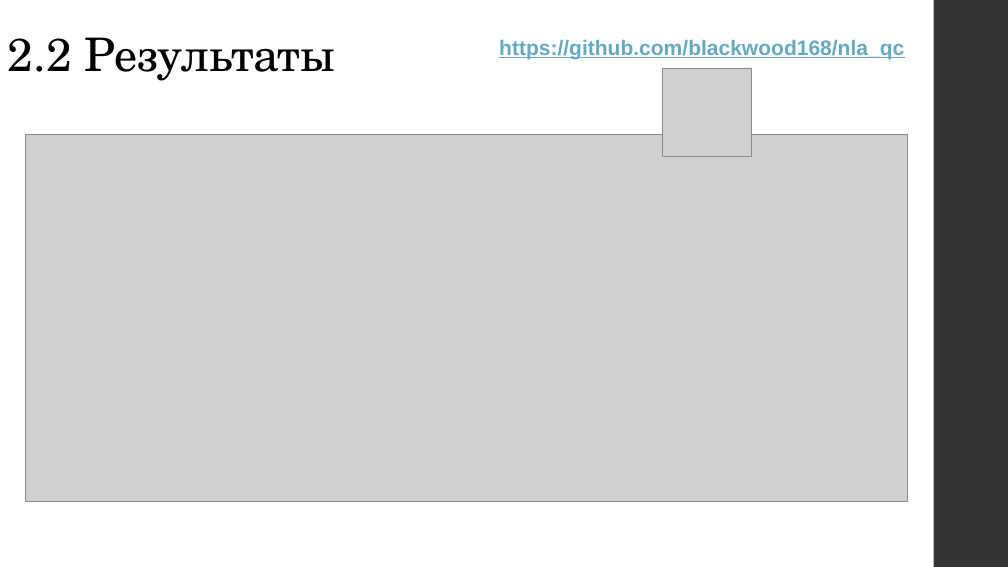
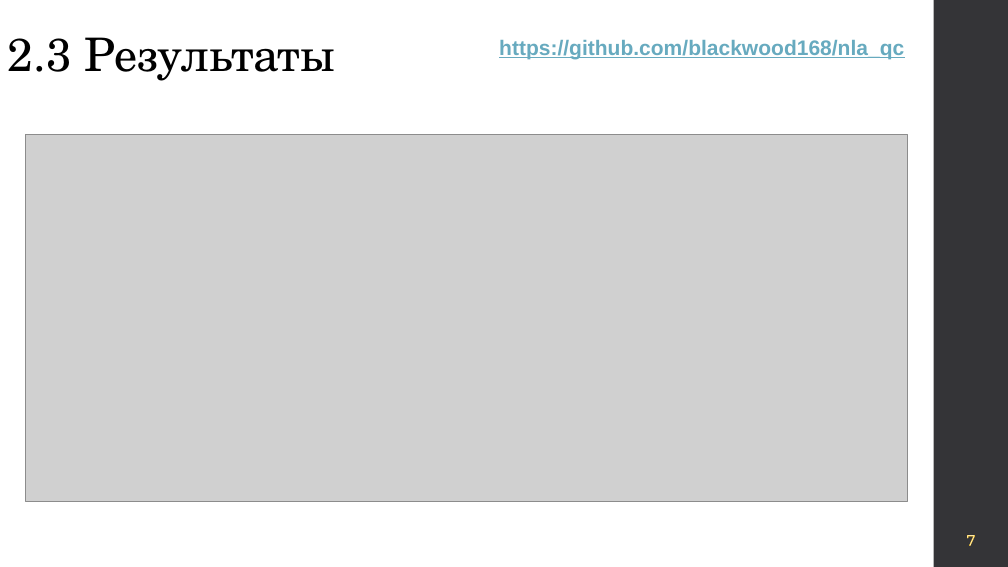
Before and after one commit to blackwood168/nla_qc, a slide deck: slide 8 of NLA_proj.pptx (slide 6 before the commit). Drawn at 1008x567 pixels with LibreOffice and Linux fonts; fonts in the diff are those of the drawing; grey boxes stand for pictures. Boxes give left, top, right and bottom in pixels: in the first picture for what was removed or moved away, otherwise in the second. Text is boxed around its words. In the diff, an @@ line names an element or a change of style, - is before the commit and + after.

```diff
--- a/NLA_proj.pptx
+++ b/NLA_proj.pptx
@@ title at bbox=[8, 37, 336, 81]: text changed @@
-2.2 Результаты
+2.3 Результаты
@@ picture removed at bbox=[662, 68, 751, 157] @@
@@ text added at bbox=[967, 535, 976, 546], 14 pt, text #FFFFFF @@
+7
```
Also in this commit, not shown: 8 other slides changed, 2 slides added, 2 other files.
